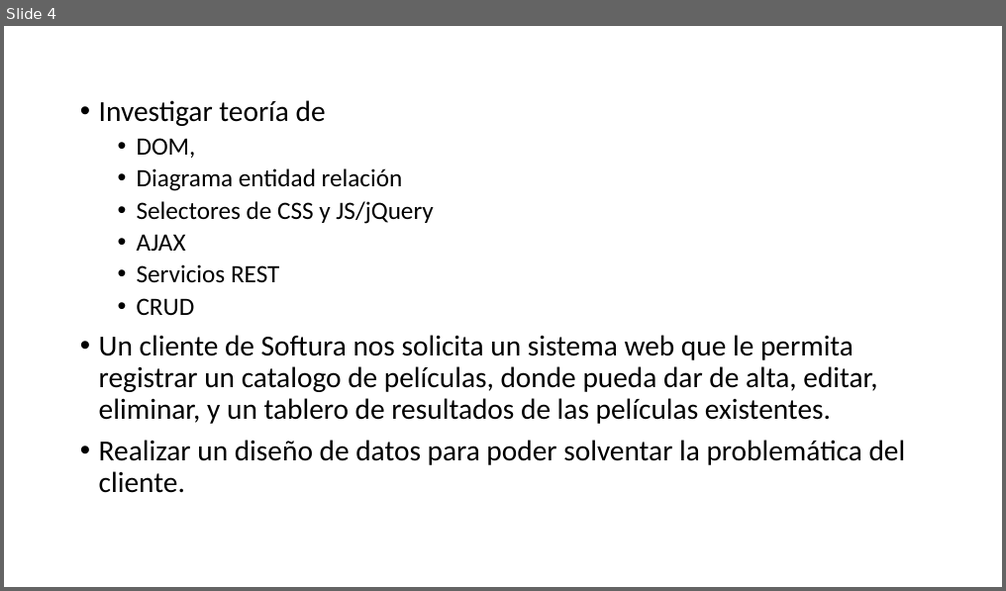
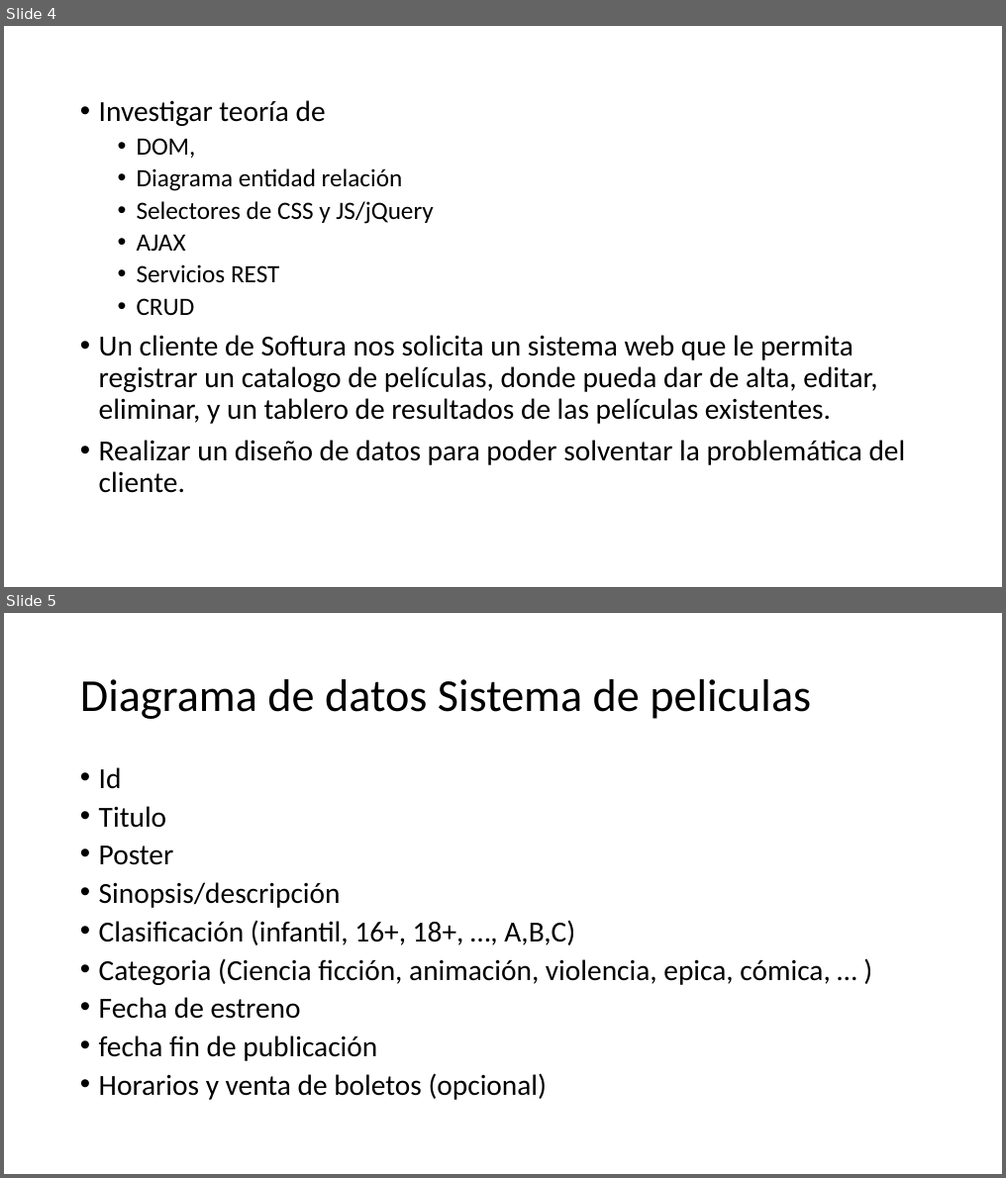
Before and after one commit to enriquecr1990/cap_php_jun22, a slide deck: actividades/Desarrollo Web.pptx. Shown one above the other, each under a label of ours: slide 4 before the commit, slides 4 and 5 after it. The pictures are 1006x591 and 1006x1178 pixels, drawn with LibreOffice and Linux fonts; fonts in the diff are those of the drawing. Boxes give left, top, right and bottom in pixels: in the first picture for what was removed or moved away, otherwise in the second. Text is boxed around its words. In the diff, an @@ line names an element or a change of style, - is before the commit and + after.

```diff
--- a/actividades/Desarrollo Web.pptx
+++ b/actividades/Desarrollo Web.pptx
@@ slide 5 added at (4, 613, 1002, 1174), background #FFFFFF @@
@@ title added at (80, 679, 811, 719), 44 pt, text #000000 @@
+Diagrama de datos Sistema de peliculas
@@ text added at (99, 767, 830, 1100), 28 pt, text #000000 @@
+• Id
+• Titulo
+• Poster
+• Sinopsis/descripción
+• Clasificación (infantil, 16+, 18+, …, A,B,C)
+• Categoria (Ciencia ficción, animación, violencia, epica, cómica, … )
+• Fecha de estreno
+• fecha fin de publicación
+• Horarios y venta de boletos (opcional)
```
Also in this commit, not shown: 4 other slides added, 49 other files.
